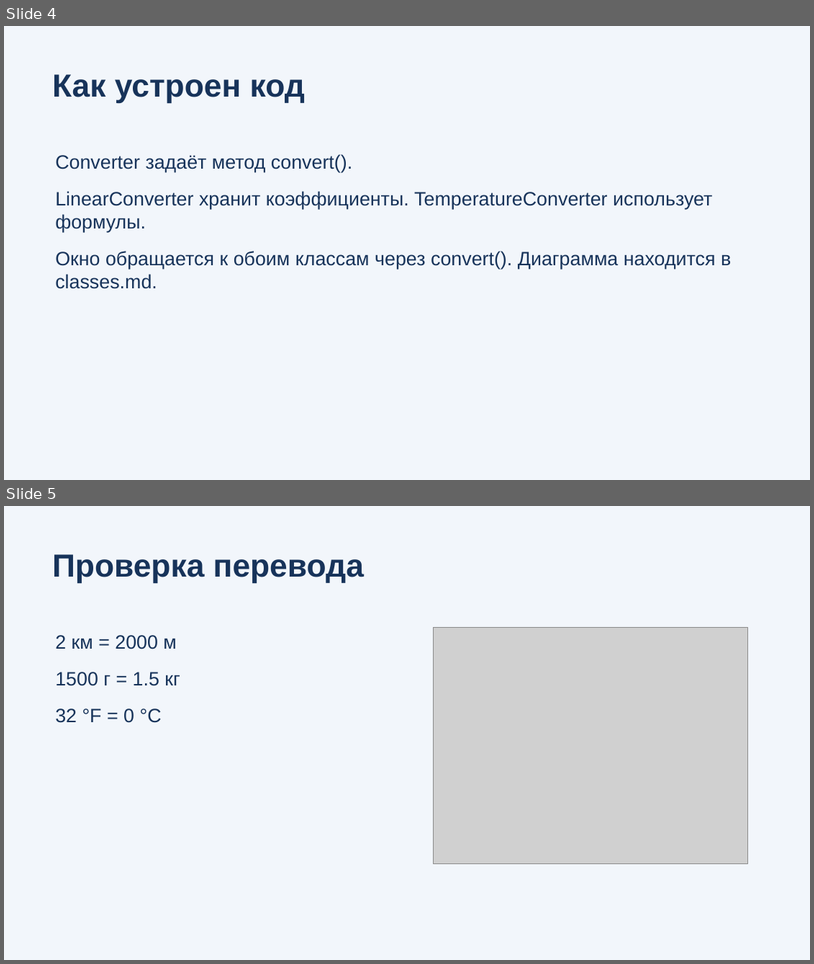
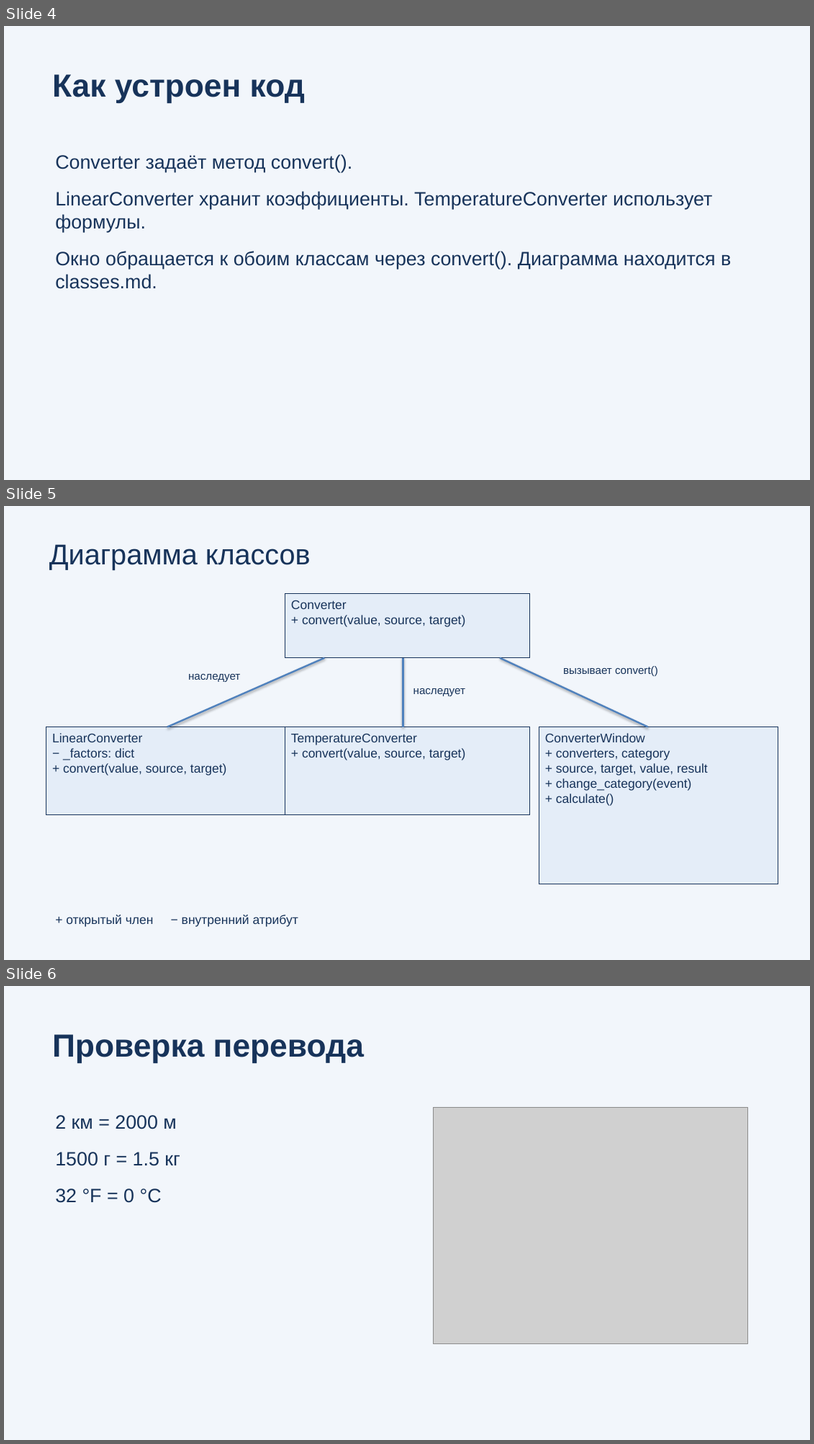
Before and after one commit to ArtikM1106/python-unit-converter, a slide deck: presentation.pptx. Shown one above the other, each under a label of ours: slides 4 and 5 before the commit, slides 4, 5 and 6 after it. The pictures are 814x964 and 814x1444 pixels, drawn with LibreOffice and Linux fonts; fonts in the diff are those of the drawing; grey boxes stand for pictures. Boxes give left, top, right and bottom in pixels: in the first picture for what was removed or moved away, otherwise in the second. Text is boxed around its words. In the diff, an @@ line names an element or a change of style, - is before the commit and + after.

Commit message:
Добавить материалы по дополнительному заданию

```diff
--- a/presentation.pptx
+++ b/presentation.pptx
@@ slide 5 added at [4,506,810,960], background #F2F6FB @@
@@ text added at [49,544,311,570], 34 pt, text #17335A @@
+Диаграмма классов
@@ rectangle added at [286,594,530,658], fill #E4EDF8, outline #17335A 0.75 pt, 15 pt, text #17335A @@
+Converter
++ convert(value, source, target)
@@ line added from (167, 727) to (324, 658), #4F81BD 2 pt @@
@@ text added at [188,674,240,682], 13 pt, text #17335A @@
+наследует
@@ line added from (404, 727) to (404, 658), #4F81BD 2 pt @@
@@ line added from (648, 727) to (500, 658), #4F81BD 2 pt @@
@@ text added at [563,666,658,676], 13 pt, text #17335A @@
+вызывает convert()
@@ text added at [414,688,466,696], 13 pt, text #17335A @@
+наследует
@@ rectangle added at [46,727,291,815], fill #E4EDF8, outline #17335A 0.75 pt, 15 pt, text #17335A @@
+LinearConverter
+− _factors: dict
++ convert(value, source, target)
@@ rectangle added at [286,727,530,815], fill #E4EDF8, outline #17335A 0.75 pt, 15 pt, text #17335A @@
+TemperatureConverter
++ convert(value, source, target)
@@ rectangle added at [540,727,778,884], fill #E4EDF8, outline #17335A 0.75 pt, 15 pt, text #17335A @@
+ConverterWindow
++ converters, category
++ source, target, value, result
++ change_category(event)
++ calculate()
@@ text added at [66,914,298,926], 15 pt, text #17335A @@
++ открытый член − внутренний атрибут
@@ what was slide 5 is now slide 6 @@
```
